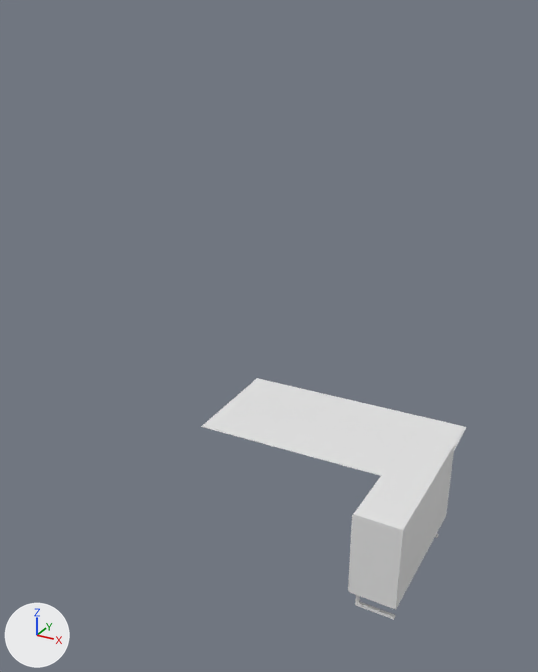
The FBX model Projektarbeit/Assets/FBX/CorridorAssets/CorridorAssets2.fbx: old version first, new version second.
Before and after are seen from a 50 mm camera at (4.43, -4.3, 4.31) aimed at (-0.13, 3.98, 0.17). Arrows for +X, +Y and +Z are at lower left; the lights stay in place. Where no turn or scale is listed for an object, it has been applied to the vertices.

The first picture shows 'Schrank', 'Teppich'.
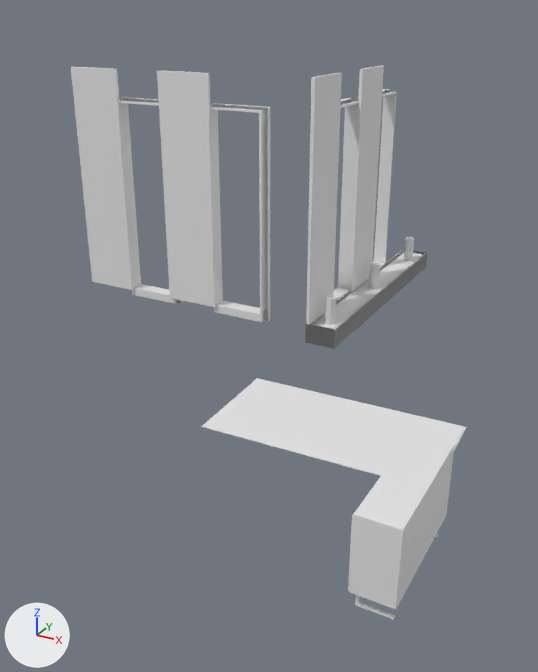
The change, as a list of edits to the scene's bpy script:
```text
Add me_mesh_005:
    me_mesh_005.from_pydata(...)  # 20 vertices, 14 faces; spans x -0.29..0.18, y -0.96..3.28, z -0.2..0.1
Add me_mesh_002:
    me_mesh_002.from_pydata(...)  # 48 vertices, 52 faces; spans x -1.22..1.22, y -0.03..0.03, z -0.7..2.72
Add me_mesh_004:
    me_mesh_004.from_pydata(...)  # 48 vertices, 52 faces; spans x -0.02..0.02, y -1.22..1.23, z -0.7..2.72
Add me_mesh_001_1:
    me_mesh_001_1.from_pydata(...)  # 72 vertices, 64 faces; spans x -2.05..0.45, y -0.03..0.19, z -0.9..2.23
Add me_mesh_1:
    me_mesh_1.from_pydata(...)  # 198 vertices, 288 faces; spans x -0.08..0.08, y -1.84..1.84, z -0.2..0.2
Add me_mesh_006:
    me_mesh_006.from_pydata(...)  # 24 vertices, 18 faces; spans x -0.29..0.18, y -0.96..3.28, z -0.2..0.1
Add me_mesh_003:
    me_mesh_003.from_pydata(...)  # 72 vertices, 64 faces; spans x -0.19..0.02, y -2.05..0.45, z -0.9..2.23
Add ob_plantholder:
    ob_plantholder = bpy.data.objects.new('PlantHolder', me_mesh_005)
    ob_plantholder.location = (0.33, 5.73, 0.0)
Add ob_woodenplates_1:
    ob_woodenplates_1 = bpy.data.objects.new('WoodenPlates_1', me_mesh_002)
    ob_woodenplates_1.location = (-2.7, 4.72, 0.8)
Add ob_woodenplates_1_2:
    ob_woodenplates_1_2 = bpy.data.objects.new('WoodenPlates_1_2', me_mesh_004)
    ob_woodenplates_1_2.location = (0.08, 5.99, 0.8)
Add ob_windowborder_1:
    ob_windowborder_1 = bpy.data.objects.new('WindowBorder_1', me_mesh_001_1)
    ob_windowborder_1.location = (-1.1, 4.77, 0.87)
Add ob_lamps:
    ob_lamps = bpy.data.objects.new('Lamps', me_mesh_1)
    ob_lamps.location = (0.29, 6.82, 0.26)
Add ob_stones:
    ob_stones = bpy.data.objects.new('Stones', me_mesh_006)
    ob_stones.location = (0.33, 5.73, 0.0)
Add ob_windowborder_1_2:
    ob_windowborder_1_2 = bpy.data.objects.new('WindowBorder_1_2', me_mesh_003)
    ob_windowborder_1_2.location = (0.03, 7.59, 0.87)
```

What differs and where, as boxes [x1, y1, x2, y2] in the pictures (538 x 672 px):
'WoodenPlates_1', added
    after: [71, 67, 216, 307]
'WoodenPlates_1_2', added
    after: [306, 65, 384, 325]
'WindowBorder_1', added
    after: [119, 97, 270, 322]
'WindowBorder_1_2', added
    after: [334, 89, 397, 301]
'PlantHolder', added
    after: [305, 249, 427, 349]
'Stones', added
    after: [312, 252, 423, 329]
'Lamps', added
    after: [324, 237, 414, 325]
